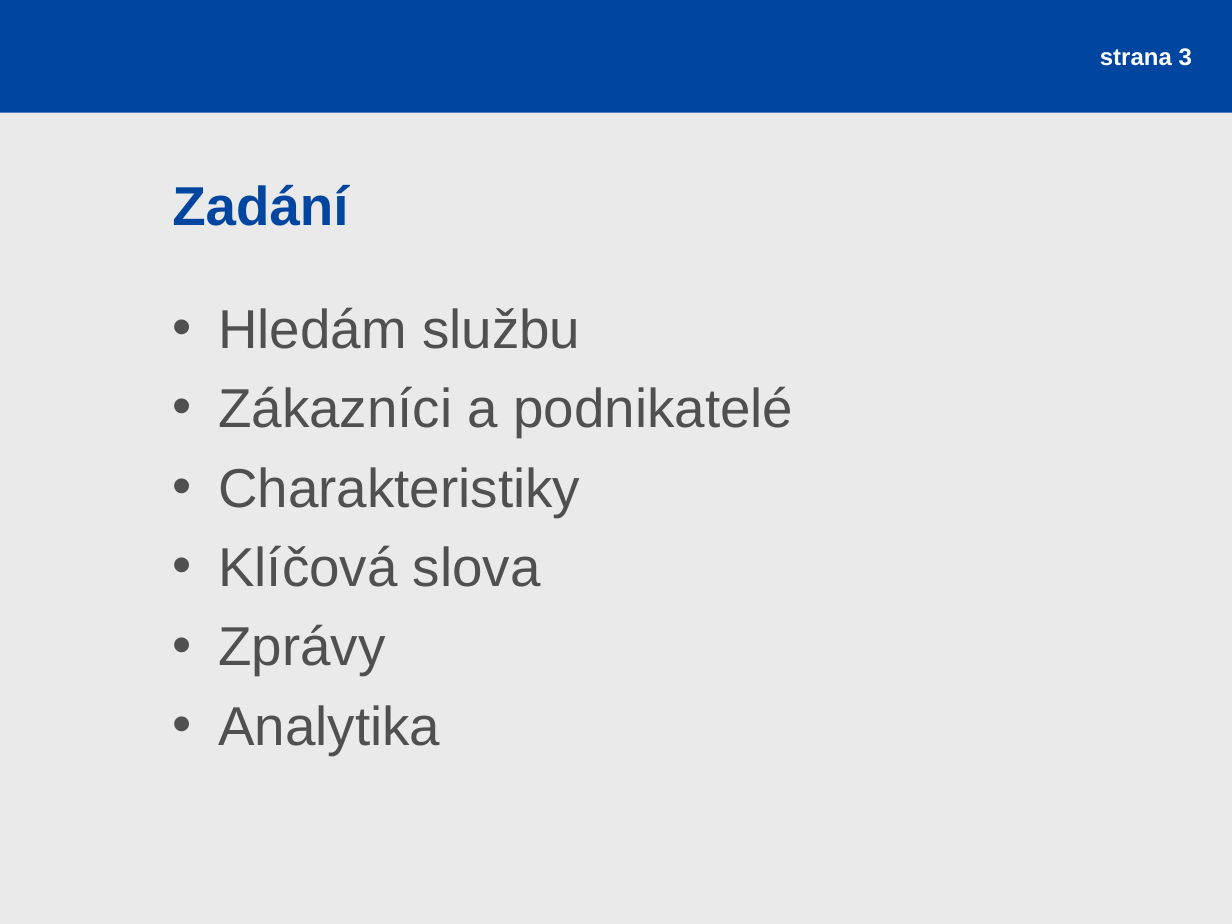
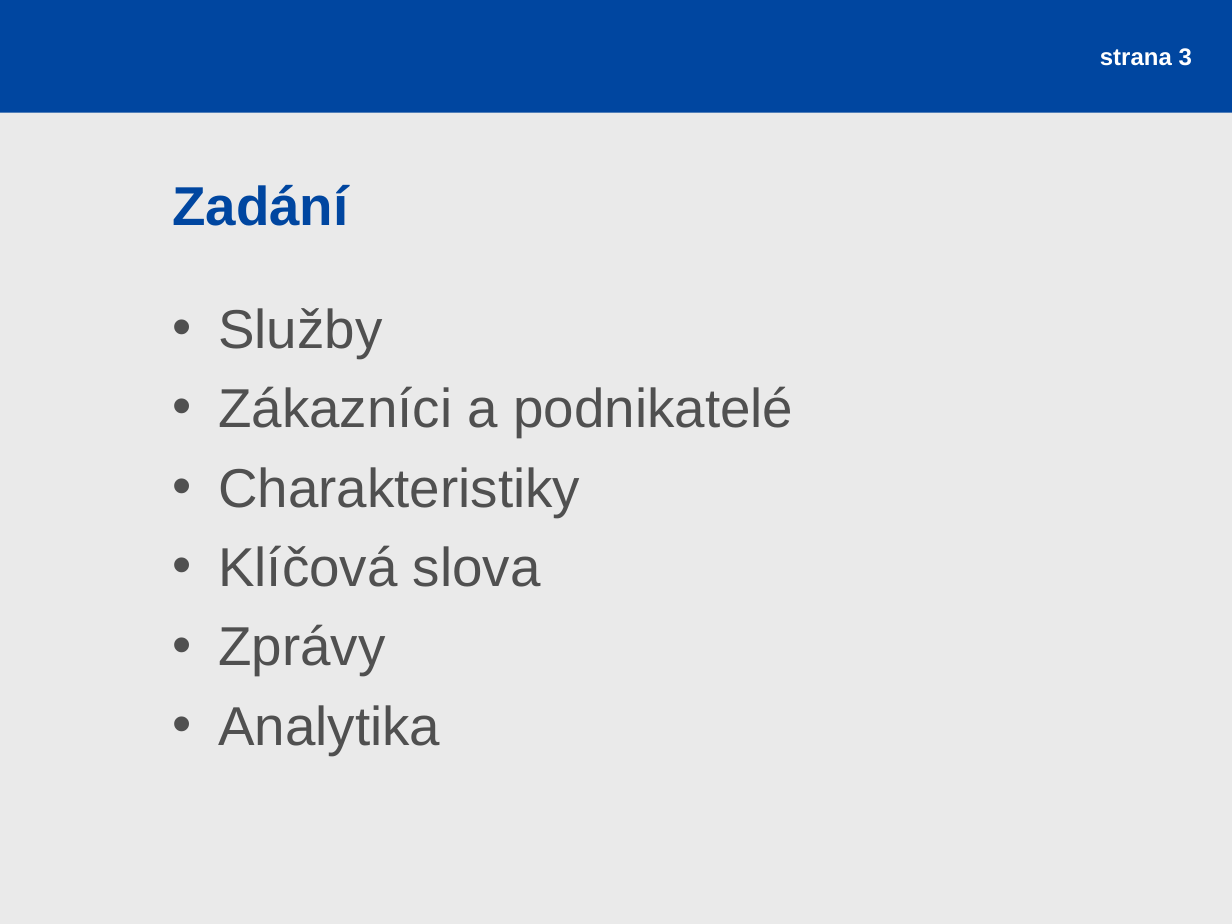
Before and after one commit to rajzik/databaze, a slide deck: slide 3 of prezentace.ppt. Drawn at 1232x924 pixels with LibreOffice and Linux fonts; fonts in the diff are those of the drawing. Boxes give left, top, right and bottom in pixels: in the first picture for what was removed or moved away, otherwise in the second. Text is boxed around its words. In the diff, an @@ line names an element or a change of style, - is before the commit and + after.

Commit message:
Last change

```diff
--- a/prezentace.ppt
+++ b/prezentace.ppt
@@ text at [218, 308, 383, 358]: text changed @@
-• Hledám službu
+• Služby
```
